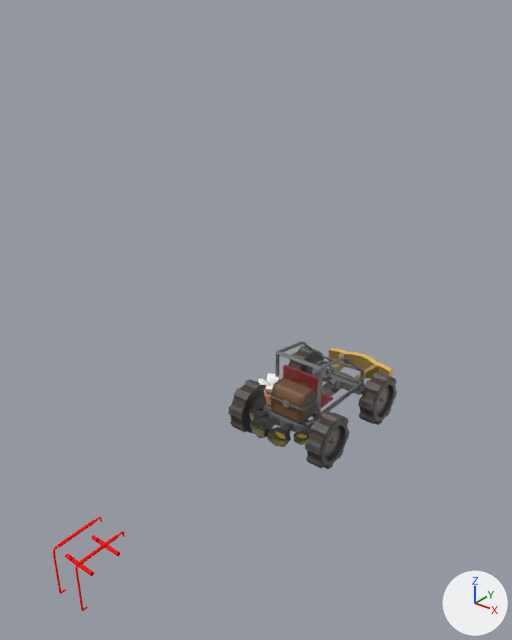
The Blender file Assets/Models/Player Car/player_car.blend as it was, and as the next commit left it.
Rendered twice from a 50 mm camera at (7.32, -11.09, 8.95) aimed at (-0.11, -1.8, 3.19). Arrows for +X, +Y and +Z are at lower right; the lights stay in place. The first picture is the older version.

Script lines for the objects in view, before the commit:
```python
ob_chest = bpy.data.objects.new('Chest', me_chest)
ob_chest.location = (0.0, 0.0, 0.0)
ob_metalbars = bpy.data.objects.new('Metalbars', me_metalbars)
ob_metalbars.location = (0.0, 0.0, 0.0)
ob_pipe_2 = bpy.data.objects.new('Pipe_2', me_pipe_2)
ob_pipe_2.parent = ob_pipes
ob_pipe_2.location = (0.0, 0.0, 0.0)
ob_pipe_3 = bpy.data.objects.new('Pipe_3', me_pipe_3)
ob_pipe_3.parent = ob_pipes
ob_pipe_3.location = (0.0, 0.0, 0.0)
ob_pipe_low = bpy.data.objects.new('pipe_low', me_mesh_004)
ob_pipe_low.parent = ob_motor_001
ob_pipe_low.location = (0.0, 0.0, 0.0)
ob_wheel_bl = bpy.data.objects.new('Wheel_BL', me_wheelleft_001)
ob_wheel_bl.location = (-0.75, -0.86, 0.46)
ob_wheel_br = bpy.data.objects.new('Wheel_BR', me_wheelright)
ob_wheel_br.location = (0.75, -0.86, 0.46)
ob_wheel_fl = bpy.data.objects.new('Wheel_FL', me_wheelleft)
ob_wheel_fl.location = (-0.75, 1.16, 0.46)
ob_wheel_fr = bpy.data.objects.new('Wheel_FR', me_wheelright_001)
ob_wheel_fr.location = (0.75, 1.16, 0.46)
# also in view: 'Bumper' at (0.06, 1.68, 0.62); 'Motor' at (0.03, 0.13, 0.56)
```
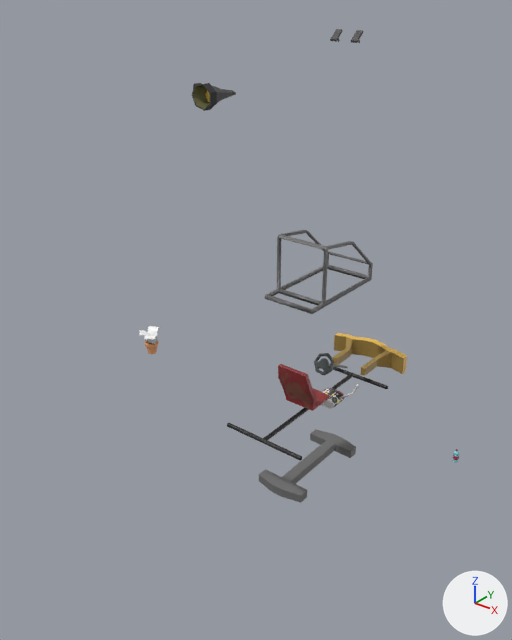
ob_pipes is not drawn itself; it is the parent of ob_pipe_0, ob_pipe_1, ob_pipe_2, ob_pipe_3.
ob_pedals is not drawn itself; it is the parent of ob_pedal_gas, ob_pedal_brake.

Where the newer file only moved an object's origin or applied its transform, the numbers keep the older frame.

The change, as a diff of the scene's bpy script:
```diff
--- a/Assets/Models/Player Car/player_car.blend.py
+++ b/Assets/Models/Player Car/player_car.blend.py
@@ me_bumper @@
-me_bumper.from_pydata(...)  # 52 vertices, 50 faces; spans x -0.77..0.88, y 1.15..2.21, z 0.44..0.8
+me_bumper.from_pydata(...)  # 52 vertices, 50 faces; spans x -0.92..0.98, y 1.52..2.73, z 0.55..0.97
+# me_bumper part 1: the whole mesh is scaled about its middle by 1.15, then moved by (-0.02, 0.44, 0.14)
 me_bumper.materials.append(mat_lambert3)
@@ me_mesh_006 @@
-me_mesh_006.from_pydata(...)  # 32 vertices, 30 faces; spans x -0.54..0.6, y -1.09..1.35, z 0.47..0.66
+me_mesh_006.from_pydata(...)  # 32 vertices, 30 faces; spans x -0.57..0.57, y -1.22..1.22, z -0.1..0.1
+# me_mesh_006 part 2: the whole mesh is moved by (-0.03, -0.13, -0.56)
 me_mesh_006.materials.append(mat_metal)
@@ me_metalbars @@
-me_metalbars.from_pydata(...)  # 122 vertices, 128 faces; spans x -0.54..0.6, y -0.99..1.21, z 0.64..1.87
+me_metalbars.from_pydata(...)  # 122 vertices, 128 faces; spans x -0.54..0.6, y -0.99..1.21, z -0.01..1.22
+# me_metalbars part 3: the whole mesh is moved by (0.0, 0.0, -0.65)
 me_metalbars.materials.append(mat_metal)
@@ ob_flower_pot @@
 ob_flower_pot = bpy.data.objects.new('Flower Pot', me_flower_pot)
-ob_flower_pot.location = (0.0, 0.0, 0.0)
+ob_flower_pot.location = (-3.65, 0.0, 0.0)
@@ ob_plant @@
 ob_plant = bpy.data.objects.new('Plant', me_plant)
-ob_plant.location = (0.0, 0.0, 0.0)
+ob_plant.location = (-3.65, 0.0, 0.0)
@@ ob_pipe_0 @@
 ob_pipe_0.parent = ob_pipes
-ob_pipe_0.location = (0.0, 0.0, 0.0)
+ob_pipe_0.location = (0.0, -1.355, 0.0)
@@ ob_wheel_shift_f @@
 ob_wheel_shift_f = bpy.data.objects.new('Wheel_Shift_F', me_mesh)
-ob_wheel_shift_f.location = (0.0, 1.16, 0.46)
+ob_wheel_shift_f.location = (0.0, 1.7, 0.46)
@@ ob_steering_wheel @@
 ob_steering_wheel = bpy.data.objects.new('Steering_Wheel', me_steeringwheel)
-ob_steering_wheel.location = (0.0, 0.0, 0.0)
+ob_steering_wheel.location = (0.0, 0.46, 1.3)
+ob_steering_wheel.rotation_euler = (-0.474, 0.063, -0.0858)  # degrees (-27, 3.6, -4.9)
@@ ob_pipes @@
 ob_pipes = bpy.data.objects.new('Pipes', None)
-ob_pipes.location = (0.0, 0.0, 0.0)
+ob_pipes.location = (0.0, 0.0, 6.718)
@@ ob_wheel_fr @@
-ob_wheel_fr = bpy.data.objects.new('Wheel_FR', me_wheelright_001)
@@ ob_pipe_1 @@
 ob_pipe_1.parent = ob_pipes
-ob_pipe_1.location = (0.0, 0.0, 0.0)
+ob_pipe_1.location = (0.0, -1.355, 0.0)
@@ ob_motor @@
 ob_motor = bpy.data.objects.new('Motor', me_mesh_006)
-ob_motor.location = (0.0, 0.0, 0.0)
+ob_motor.location = (0.0, 0.0, -1.11)
@@ ob_pedals @@
 ob_pedals = bpy.data.objects.new('Pedals', None)
-ob_pedals.location = (0.0, 0.0, 0.0)
+ob_pedals.location = (0.0, 0.0, 7.237)
@@ ob_pipe_2 @@
-ob_pipe_2 = bpy.data.objects.new('Pipe_2', me_pipe_2)
@@ ob_wheel_bl @@
-ob_wheel_bl = bpy.data.objects.new('Wheel_BL', me_wheelleft_001)
@@ ob_waterbottle @@
 ob_waterbottle = bpy.data.objects.new('waterbottle', me_waterbottle)
-ob_waterbottle.location = (0.0, 0.0, 0.0)
+ob_waterbottle.location = (3.94, 0.0, 0.0)
@@ ob_chest @@
-ob_chest = bpy.data.objects.new('Chest', me_chest)
@@ ob_wheel_shift_b @@
 ob_wheel_shift_b = bpy.data.objects.new('Wheel_Shift_B', me_mesh_001)
-ob_wheel_shift_b.location = (0.0, -0.86, 0.46)
+ob_wheel_shift_b.location = (0.0, -1.7, 0.46)
@@ ob_wheel_fl @@
-ob_wheel_fl = bpy.data.objects.new('Wheel_FL', me_wheelleft)
@@ ob_pipe_3 @@
-ob_pipe_3 = bpy.data.objects.new('Pipe_3', me_pipe_3)
@@ ob_wheel_br @@
-ob_wheel_br = bpy.data.objects.new('Wheel_BR', me_wheelright)
@@ ob_metalbars @@
 ob_metalbars = bpy.data.objects.new('Metalbars', me_metalbars)
-ob_metalbars.location = (0.0, 0.0, 0.0)
+ob_metalbars.location = (0.0, 0.0, 3.21)
@@ ob_pipe_low @@
-ob_pipe_low = bpy.data.objects.new('pipe_low', me_mesh_004)
@@ ob_pipe_low001 @@
-ob_pipe_low001 = bpy.data.objects.new('pipe_low001', me_mesh_013)
@@ ob_object061 @@
-ob_object061 = bpy.data.objects.new('Object061', me_mesh_012)
@@ ob_cylinder @@
+ob_cylinder = bpy.data.objects.new('Cylinder', me_cylinder)  # 52 vertices, 51 faces; spans x -0.16..0.019, y -0.036..0.033, z 0.002..0.661
+ob_cylinder.location = (0.34, 0.59, 0.49)
+ob_cylinder.rotation_euler = (0.00478, 0.938, 0.077)  # degrees (0.3, 54, 4.4)
@@ ob_transmission @@
+ob_transmission = bpy.data.objects.new('Transmission', me_mesh_017)  # 64 vertices, 43 faces; spans x -0.11..0.42, y -1.7..1.7, z -0.14..0.1; in mat_lambert3 (picture img_spatelcar_uvmap_tex_png)
+ob_transmission.location = (0.0, 0.0, 0.46)
```

Boxes [x1, y1, x2, y2] around the edits, measured in the pictures (512 x 640 px):
'Metalbars', moved: before [264, 341, 365, 428]; after [265, 230, 373, 314]
'Motor', moved: before [264, 371, 365, 434]; after [259, 429, 356, 503]
'Bumper', moved, rescaled: before [328, 348, 392, 380]; after [333, 333, 407, 376]
'Wheel_BR', deleted: before [305, 411, 349, 469]
'Chest', deleted (brown): before [270, 378, 317, 423]
'Wheel_FR', deleted: before [358, 372, 397, 425]
'Wheel_BL', deleted: before [228, 379, 267, 434]
'Pipe_1', moved: before [250, 417, 280, 438]; after [192, 83, 236, 111]
'Transmission', added: after [263, 373, 353, 440]
'Wheel_FL', deleted: before [288, 346, 323, 374]
'Steering_Wheel', moved, turned: before [312, 360, 334, 384]; after [314, 353, 348, 375]
'Pipe_2', deleted: before [267, 423, 294, 447]
'Plant', moved: before [258, 373, 280, 393]; after [140, 326, 160, 343]
'Wheel_Shift_B', moved (not visible before): after [227, 423, 302, 461]
'pipe_low001', deleted: before [75, 531, 125, 611]
'pipe_low', deleted: before [53, 517, 102, 594]
'Object061', deleted: before [65, 535, 120, 576]
'Wheel_Shift_F', moved (not visible before): after [319, 361, 388, 389]
'Flower Pot', moved: before [264, 389, 271, 406]; after [145, 340, 158, 354]
'Pipe_3', deleted: before [294, 427, 310, 445]
'Pedal_Gas', moved: before [332, 380, 342, 393]; after [351, 30, 363, 43]
'Pipe_0', moved (mostly hidden afterwards): before [249, 409, 269, 421]; after [193, 83, 201, 89]
'Pedal_Brake', moved (not visible before): after [330, 29, 343, 42]
'waterbottle', moved (not visible before): after [452, 449, 459, 463]
'Cylinder', added: after [341, 384, 359, 398]
